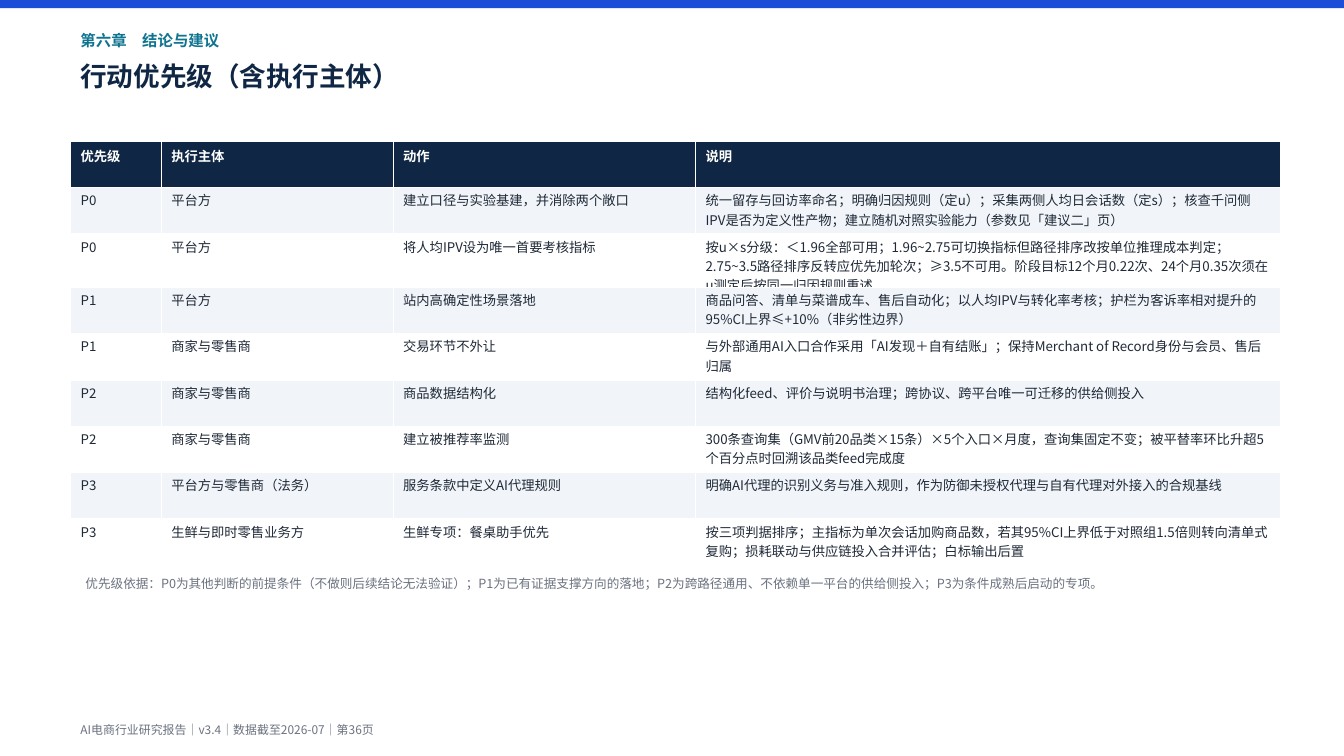
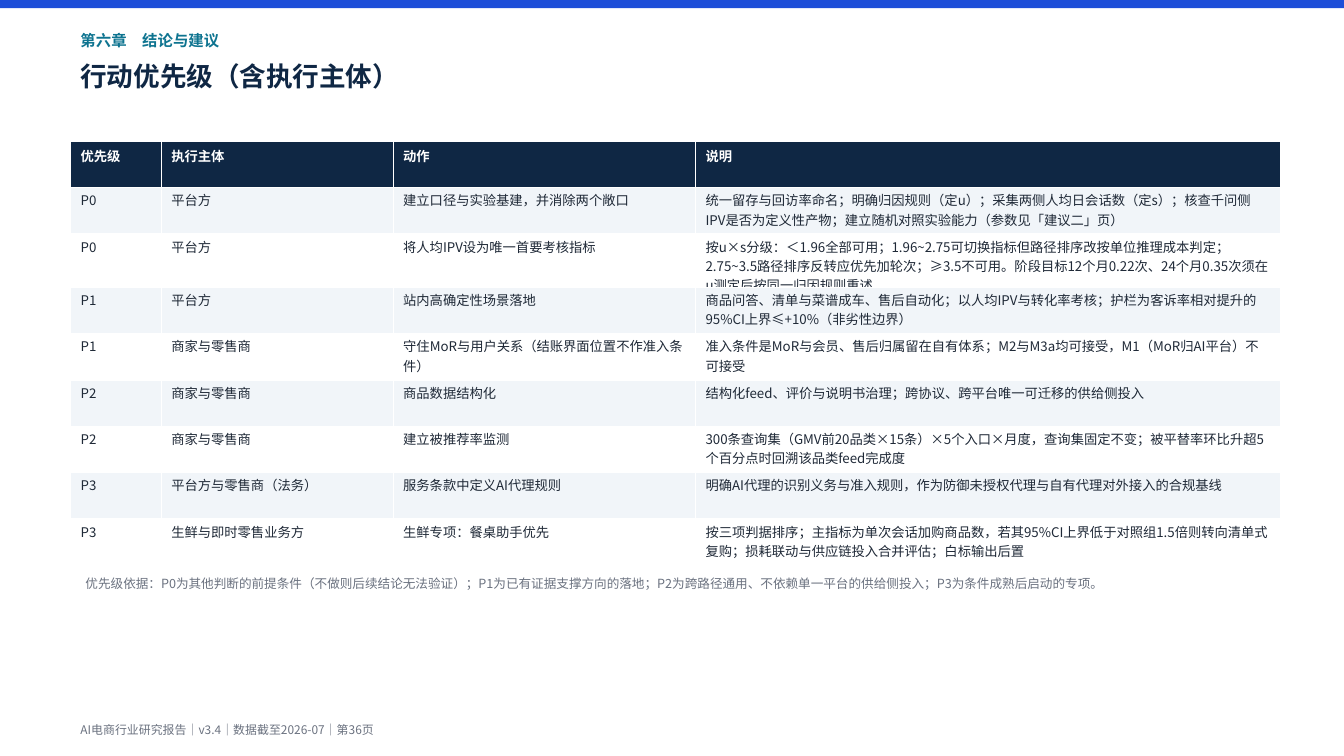
Before and after one commit to breeze2623-create/Aicommerce, a slide deck: slide 36 of report/AI电商行业研究报告.pptx. Drawn at 1344x756 pixels with LibreOffice and Linux fonts; fonts in the diff are those of the drawing. Boxes give left, top, right and bottom in pixels: in the first picture for what was removed or moved away, otherwise in the second. Text is boxed around its words. In the diff, an @@ line names an element or a change of style, - is before the commit and + after.

```diff
--- a/report/AI电商行业研究报告.pptx
+++ b/report/AI电商行业研究报告.pptx
@@ table at (71,141,1280,562) @@
-row 5, column 3: 交易环节不外让
+row 5, column 3: 守住MoR与用户关系（结账界面位置不作准入条件）
-row 5, column 4: 与外部通用AI入口合作采用「AI发现＋自有结账」；保持Merchant of Record身份与会员、售后归属
+row 5, column 4: 准入条件是MoR与会员、售后归属留在自有体系；M2与M3a均可接受，M1（MoR归AI平台）不可接受
```
Also in this commit, not shown: 9 other slides changed, 6 other files.
